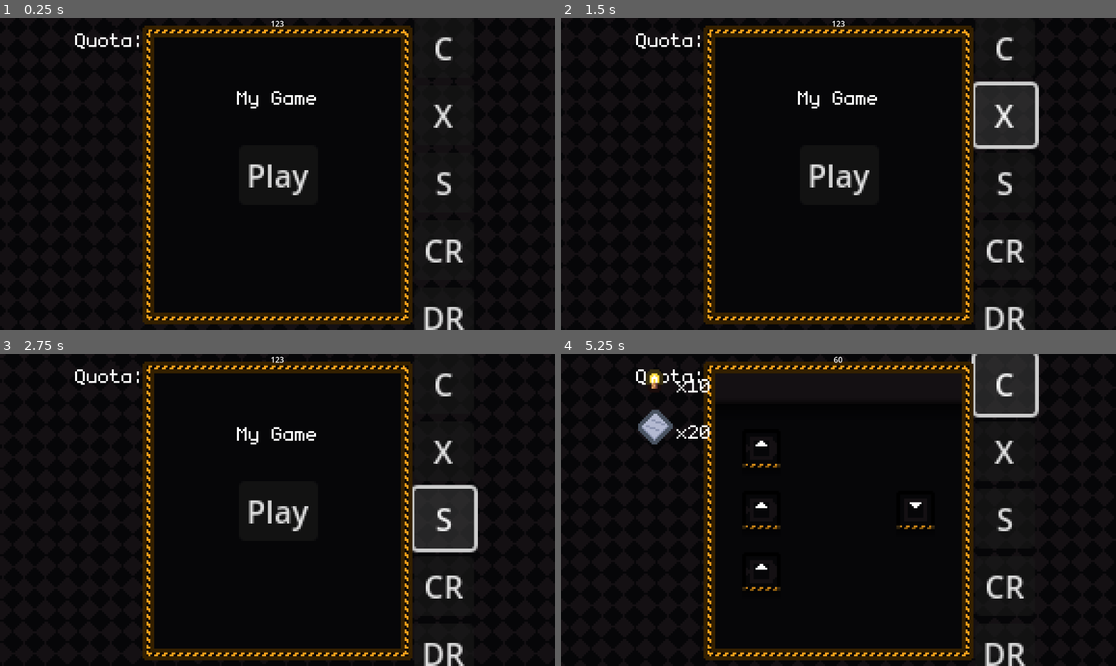
Above: before the commit, frames 1-4 (two rows, left to right).
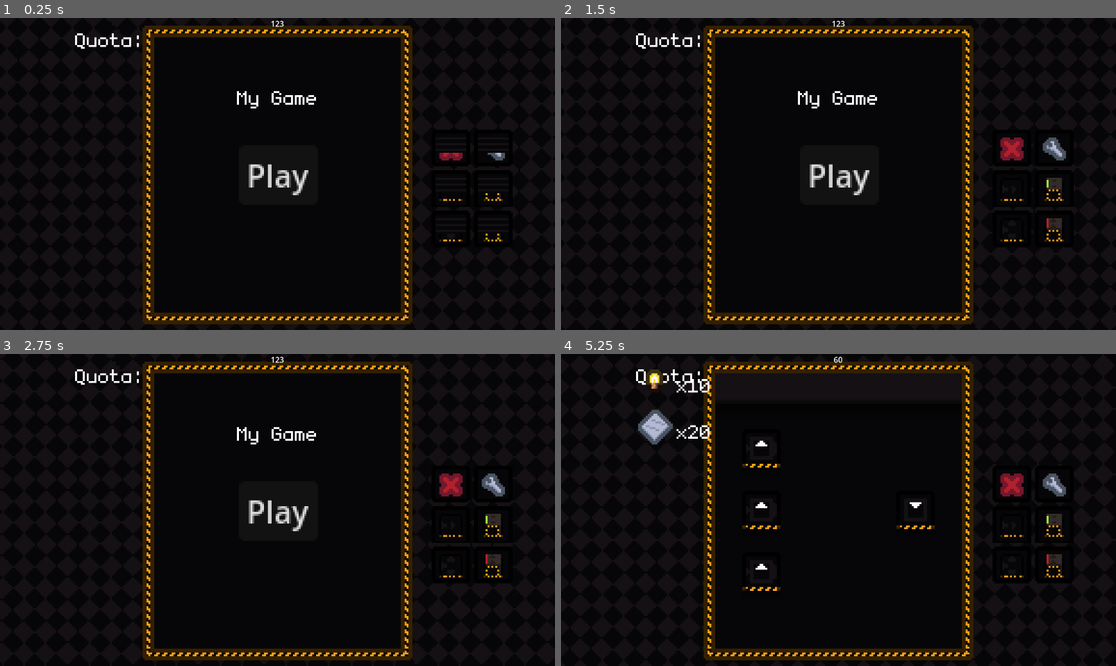
Above: after the commit, the same moments.

Repository: outercloudstudio/gmtk-2024
Game: Godot game, scene res://scenes/game.tscn
Two runs of this game, one before a commit and one after it. Both use one fixed random seed, a clock stepped at 60 frames per second and the inputs below.
Inputs (mouse positions are in pixels of both pictures, inside the frame that each line leads up to):
- Up to frame 1 (0.25 s): no input
- Up to frame 2 (1.5 s): click (1005, 49) at 0.5 s, where only the run before the commit has a clickable "C"; click (1005, 114) at 1.25 s, where only the run before the commit has a clickable "X"
- Up to frame 3 (2.75 s): click (444, 519) at 2 s, where only the run before the commit has a clickable "S"
- Up to frame 4 (5.25 s): click (1005, 584) at 2.75 s, where only the run before the commit has a clickable "CR"; click (1005, 653) at 3.5 s, where only the run before the commit has a clickable "DR"; click "Play" at 4.25 s; click (1005, 385) at 5 s, where only the run before the commit has a clickable "C"

The runs differ from the first frame. In frame 1, 1.3% of the frame differs, in the area x 76-91%, y 6-100%; in frame 2, 4.1%; in frame 3, 4.1%; in frame 4, 4.3%, in the area x 33-91%, y 0-100%.

Commit message:
tool buttons

Diff:
--- a/scenes/tiles/collector.tscn
+++ b/scenes/tiles/collector.tscn
@@ -18,6 +18,7 @@
 fill_to = Vector2(0.5, 1)
 
 [node name="Collector" type="Node2D" node_paths=PackedStringArray("rotation_origin")]
+y_sort_enabled = true
 script = ExtResource("1_ckrhm")
 rotation_origin = NodePath("RotationOrigin")
 
--- a/scenes/tiles/constructor.tscn
+++ b/scenes/tiles/constructor.tscn
@@ -20,6 +20,20 @@
 height = 128
 fill_from = Vector2(0.5, 0)
 fill_to = Vector2(0.5, 1)
+
+[sub_resource type="Animation" id="Animation_tplj0"]
+length = 0.001
+tracks/0/type = "bezier"
+tracks/0/imported = false
+tracks/0/enabled = true
+tracks/0/path = NodePath("AnimatedPosition:position:y")
+tracks/0/interp = 1
+tracks/0/loop_wrap = true
+tracks/0/keys = {
+"handle_modes": PackedInt32Array(0),
+"points": PackedFloat32Array(0, -0.25, 0, 0.25, 0),
+"times": PackedFloat32Array(0)
+}
 
 [sub_resource type="Animation" id="Animation_vlcfg"]
 resource_name = "place"
@@ -51,20 +65,6 @@
 }]
 }
 
-[sub_resource type="Animation" id="Animation_tplj0"]
-length = 0.001
-tracks/0/type = "bezier"
-tracks/0/imported = false
-tracks/0/enabled = true
-tracks/0/path = NodePath("AnimatedPosition:position:y")
-tracks/0/interp = 1
-tracks/0/loop_wrap = true
-tracks/0/keys = {
-"handle_modes": PackedInt32Array(0),
-"points": PackedFloat32Array(0, -0.25, 0, 0.25, 0),
-"times": PackedFloat32Array(0)
-}
-
 [sub_resource type="AnimationLibrary" id="AnimationLibrary_fa1rn"]
 _data = {
 "RESET": SubResource("Animation_tplj0"),
@@ -72,6 +72,7 @@
 }
 
 [node name="Constructor" type="Node2D" node_paths=PackedStringArray("rotation_origin")]
+y_sort_enabled = true
 script = ExtResource("1_tbfce")
 rotation_origin = NodePath("AnimatedPosition/RotationOrigin")
 
--- a/scenes/tiles/conveyer.tscn
+++ b/scenes/tiles/conveyer.tscn
@@ -59,6 +59,20 @@
 fill_from = Vector2(0.5, 0)
 fill_to = Vector2(0.5, 1)
 
+[sub_resource type="Animation" id="Animation_tplj0"]
+length = 0.001
+tracks/0/type = "bezier"
+tracks/0/imported = false
+tracks/0/enabled = true
+tracks/0/path = NodePath("AnimatedPosition:position:y")
+tracks/0/interp = 1
+tracks/0/loop_wrap = true
+tracks/0/keys = {
+"handle_modes": PackedInt32Array(0),
+"points": PackedFloat32Array(0, -0.25, 0, 0.25, 0),
+"times": PackedFloat32Array(0)
+}
+
 [sub_resource type="Animation" id="Animation_vlcfg"]
 resource_name = "place"
 length = 0.75
@@ -89,20 +103,6 @@
 }]
 }
 
-[sub_resource type="Animation" id="Animation_tplj0"]
-length = 0.001
-tracks/0/type = "bezier"
-tracks/0/imported = false
-tracks/0/enabled = true
-tracks/0/path = NodePath("AnimatedPosition:position:y")
-tracks/0/interp = 1
-tracks/0/loop_wrap = true
-tracks/0/keys = {
-"handle_modes": PackedInt32Array(0),
-"points": PackedFloat32Array(0, -0.25, 0, 0.25, 0),
-"times": PackedFloat32Array(0)
-}
-
 [sub_resource type="AnimationLibrary" id="AnimationLibrary_hj3h7"]
 _data = {
 "RESET": SubResource("Animation_tplj0"),
@@ -110,6 +110,7 @@
 }
 
 [node name="Conveyer" type="Node2D" node_paths=PackedStringArray("rotation_origin")]
+y_sort_enabled = true
 script = ExtResource("1_iqbqg")
 rotation_origin = NodePath("AnimatedPosition/RotationOrigin")
 
--- a/scenes/tiles/deconstructor.tscn
+++ b/scenes/tiles/deconstructor.tscn
@@ -22,6 +22,7 @@
 fill_to = Vector2(0.5, 1)
 
 [node name="Deconstructor" type="Node2D" node_paths=PackedStringArray("rotation_origin")]
+y_sort_enabled = true
 script = ExtResource("1_n02rf")
 rotation_origin = NodePath("RotationOrigin")
 
--- a/scenes/tiles/spawner.tscn
+++ b/scenes/tiles/spawner.tscn
@@ -59,6 +59,7 @@
 fill_to = Vector2(0.5, 1)
 
 [node name="Spawner" type="Node2D" node_paths=PackedStringArray("rotation_origin")]
+y_sort_enabled = true
 script = ExtResource("3_sw0ft")
 rotation_origin = NodePath("RotationOrigin")
 
--- a/scenes/tiles/splitter.tscn
+++ b/scenes/tiles/splitter.tscn
@@ -21,6 +21,7 @@
 fill_to = Vector2(0.5, 1)
 
 [node name="Splitter" type="Node2D" node_paths=PackedStringArray("rotation_origin")]
+y_sort_enabled = true
 script = ExtResource("1_8boq8")
 rotation_origin = NodePath("RotationOrigin")
 
--- /dev/null
+++ b/scenes/tool_button.gd
@@ -0,0 +1,30 @@
+extends Node2D
+
+
+@export var texture: Texture2D
+@export var is_enabled = false
+var _is_enabled_cache = false
+
+
+signal on_clicked()
+
+
+func _ready() -> void:
+	$TextureRect.texture = texture
+
+
+func _process(_delta):
+	if _is_enabled_cache != is_enabled:
+		if is_enabled:
+			$AnimationPlayer.play("show")
+		else:
+			$AnimationPlayer.play("hide")
+
+		_is_enabled_cache = is_enabled
+
+
+func clicked() -> void:
+	if !is_enabled:
+		return
+
+	on_clicked.emit()
--- /dev/null
+++ b/scenes/tool_button.tscn
@@ -0,0 +1,107 @@
+[gd_scene load_steps=8 format=3 uid="uid://bvwdris8o6bml"]
+
+[ext_resource type="Script" path="res://scenes/tool_button.gd" id="1_wm40i"]
+[ext_resource type="Texture2D" uid="uid://2wvotbf5sand" path="res://sprites.png" id="2_akskw"]
+[ext_resource type="Texture2D" uid="uid://68r25mjjnsiv" path="res://sprites/conveyor.tres" id="3_nsku8"]
+
+[sub_resource type="Animation" id="Animation_dhpef"]
+length = 0.001
+tracks/0/type = "bezier"
+tracks/0/imported = false
+tracks/0/enabled = true
+tracks/0/path = NodePath("CoverMask/Cover:position:y")
+tracks/0/interp = 1
+tracks/0/loop_wrap = true
+tracks/0/keys = {
+"handle_modes": PackedInt32Array(0),
+"points": PackedFloat32Array(0, -0.25, 0, 0.25, 0),
+"times": PackedFloat32Array(0)
+}
+
+[sub_resource type="Animation" id="Animation_1x1kj"]
+resource_name = "hide"
+length = 0.5
+tracks/0/type = "bezier"
+tracks/0/imported = false
+tracks/0/enabled = true
+tracks/0/path = NodePath("CoverMask/Cover:position:y")
+tracks/0/interp = 1
+tracks/0/loop_wrap = true
+tracks/0/keys = {
+"handle_modes": PackedInt32Array(0, 0),
+"points": PackedFloat32Array(-16, -0.25, 0, 0.25, 0, 0, -0.1, -11.5489, 0.25, 0),
+"times": PackedFloat32Array(0, 0.5)
+}
+
+[sub_resource type="Animation" id="Animation_bt5tn"]
+resource_name = "show"
+length = 0.5
+tracks/0/type = "bezier"
+tracks/0/imported = false
+tracks/0/enabled = true
+tracks/0/path = NodePath("CoverMask/Cover:position:y")
+tracks/0/interp = 1
+tracks/0/loop_wrap = true
+tracks/0/keys = {
+"handle_modes": PackedInt32Array(0, 0),
+"points": PackedFloat32Array(0, -0.1, -11.5489, 0.25, 0, -16, -0.25, 0, 0.25, 0),
+"times": PackedFloat32Array(0, 0.5)
+}
+
+[sub_resource type="AnimationLibrary" id="AnimationLibrary_hh01w"]
+_data = {
+"RESET": SubResource("Animation_dhpef"),
+"hide": SubResource("Animation_1x1kj"),
+"show": SubResource("Animation_bt5tn")
+}
+
+[node name="ToolButton" type="Node2D"]
+position = Vector2(0, -9)
+script = ExtResource("1_wm40i")
+is_enabled = true
+
+[node name="ColorRect" type="ColorRect" parent="."]
+offset_left = -8.0
+offset_top = -8.0
+offset_right = 8.0
+offset_bottom = 8.0
+color = Color(0.0235294, 0.0235294, 0.0313726, 1)
+
+[node name="TextureRect" type="TextureRect" parent="."]
+offset_left = -6.0
+offset_top = -6.0
+offset_right = 6.0
+offset_bottom = 6.0
+texture = ExtResource("3_nsku8")
+expand_mode = 1
+stretch_mode = 5
+
+[node name="Border" type="Sprite2D" parent="."]
+texture = ExtResource("2_akskw")
+region_enabled = true
+region_rect = Rect2(174, 78, 20, 19)
+
+[node name="CoverMask" type="Sprite2D" parent="."]
+clip_children = 1
+texture = ExtResource("2_akskw")
+region_enabled = true
+region_rect = Rect2(208, 80, 16, 16)
+
+[node name="Cover" type="Sprite2D" parent="CoverMask"]
+texture = ExtResource("2_akskw")
+region_enabled = true
+region_rect = Rect2(208, 80, 16, 16)
+
+[node name="AnimationPlayer" type="AnimationPlayer" parent="."]
+libraries = {
+"": SubResource("AnimationLibrary_hh01w")
+}
+
+[node name="Button" type="Button" parent="."]
+modulate = Color(1, 1, 1, 0)
+offset_left = -8.0
+offset_top = -8.0
+offset_right = 8.0
+offset_bottom = 8.0
+
+[connection signal="pressed" from="Button" to="." method="clicked"]
--- a/scenes/world.tscn
+++ b/scenes/world.tscn
@@ -8,7 +8,14 @@
 [ext_resource type="PackedScene" uid="uid://cwksc4ydug47u" path="res://scenes/tiles/deconstructor.tscn" id="5_v7qm3"]
 [ext_resource type="Script" path="res://scripts/camera.gd" id="6_ihc8j"]
 [ext_resource type="Shader" path="res://background.gdshader" id="7_pgx5q"]
+[ext_resource type="PackedScene" uid="uid://bvwdris8o6bml" path="res://scenes/tool_button.tscn" id="10_2dx41"]
 [ext_resource type="FontFile" uid="uid://de0tcxurw6m1g" path="res://monogram.ttf" id="10_ajyt0"]
+[ext_resource type="Texture2D" uid="uid://68r25mjjnsiv" path="res://sprites/conveyor.tres" id="11_fxgoa"]
+[ext_resource type="Texture2D" uid="uid://b2c7tv2wqk0uq" path="res://sprites/delete.tres" id="12_u80pu"]
+[ext_resource type="Texture2D" uid="uid://c1vwt52i6vfcv" path="res://sprites/splitter.tres" id="13_cndej"]
+[ext_resource type="Texture2D" uid="uid://qn4gmy6jnjxv" path="res://sprites/wrench.tres" id="14_idjjr"]
+[ext_resource type="Texture2D" uid="uid://0jrtnibjc4tw" path="res://sprites/constructor.tres" id="14_oj5uq"]
+[ext_resource type="Texture2D" uid="uid://cu68niqptjlay" path="res://sprites/deconstructor.tres" id="15_ukf6u"]
 
 [sub_resource type="ShaderMaterial" id="ShaderMaterial_aok1b"]
 shader = ExtResource("7_pgx5q")
@@ -200,32 +207,6 @@
 texture = SubResource("GradientTexture2D_enlcp")
 expand_mode = 1
 
-[node name="TileSelection" type="VBoxContainer" parent="."]
-offset_left = 71.0
-offset_top = -89.0
-offset_right = 102.0
-offset_bottom = 82.0
-
-[node name="ConveyorButton" type="Button" parent="TileSelection"]
-layout_mode = 2
-text = "C"
-
-[node name="DeleteButton" type="Button" parent="TileSelection"]
-layout_mode = 2
-text = "X"
-
-[node name="SplitterButton" type="Button" parent="TileSelection"]
-layout_mode = 2
-text = "S"
-
-[node name="ConstructorButton" type="Button" parent="TileSelection"]
-layout_mode = 2
-text = "CR"
-
-[node name="DeconstructorButton" type="Button" parent="TileSelection"]
-layout_mode = 2
-text = "DR"
-
 [node name="QuotaDisplay" type="Node2D" parent="."]
 position = Vector2(-105, -85)
 
@@ -396,11 +377,38 @@
 "": SubResource("AnimationLibrary_jddf2")
 }
 
-[connection signal="pressed" from="TileSelection/ConveyorButton" to="." method="select_conveyor"]
-[connection signal="pressed" from="TileSelection/DeleteButton" to="." method="select_delete"]
-[connection signal="pressed" from="TileSelection/SplitterButton" to="." method="select_splitter"]
-[connection signal="pressed" from="TileSelection/ConstructorButton" to="." method="select_constructor"]
-[connection signal="pressed" from="TileSelection/DeconstructorButton" to="." method="select_deconstructor"]
+[node name="Tools" type="Node2D" parent="."]
+position = Vector2(90, 0)
+
+[node name="ToolButton2" parent="Tools" instance=ExtResource("10_2dx41")]
+position = Vector2(0, -21)
+texture = ExtResource("12_u80pu")
+
+[node name="ToolButton" parent="Tools" instance=ExtResource("10_2dx41")]
+position = Vector2(0, 0)
+texture = ExtResource("11_fxgoa")
+
+[node name="ToolButton3" parent="Tools" instance=ExtResource("10_2dx41")]
+position = Vector2(0, 21)
+texture = ExtResource("13_cndej")
+
+[node name="ToolButton6" parent="Tools" instance=ExtResource("10_2dx41")]
+position = Vector2(22, -21)
+texture = ExtResource("14_idjjr")
+
+[node name="ToolButton4" parent="Tools" instance=ExtResource("10_2dx41")]
+position = Vector2(22, 0)
+texture = ExtResource("14_oj5uq")
+
+[node name="ToolButton5" parent="Tools" instance=ExtResource("10_2dx41")]
+position = Vector2(22, 21)
+texture = ExtResource("15_ukf6u")
+
 [connection signal="pressed" from="MenuViewArea/Main Menu/PlayButton" to="." method="start_game"]
 [connection signal="pressed" from="MenuViewArea/Results Menu/RetryButton" to="." method="restart"]
 [connection signal="pressed" from="MenuViewArea/Results Menu/NextButton" to="." method="next"]
+[connection signal="on_clicked" from="Tools/ToolButton2" to="." method="select_delete"]
+[connection signal="on_clicked" from="Tools/ToolButton" to="." method="select_conveyor"]
+[connection signal="on_clicked" from="Tools/ToolButton3" to="." method="select_splitter"]
+[connection signal="on_clicked" from="Tools/ToolButton4" to="." method="select_constructor"]
+[connection signal="on_clicked" from="Tools/ToolButton5" to="." method="select_deconstructor"]
--- /dev/null
+++ b/sprites/constructor.tres
@@ -0,0 +1,7 @@
+[gd_resource type="AtlasTexture" load_steps=2 format=3 uid="uid://0jrtnibjc4tw"]
+
+[ext_resource type="Texture2D" uid="uid://2wvotbf5sand" path="res://sprites.png" id="1_a1rbq"]
+
+[resource]
+atlas = ExtResource("1_a1rbq")
+region = Rect2(254, 37, 20, 23)
--- /dev/null
+++ b/sprites/conveyor.tres
@@ -0,0 +1,7 @@
+[gd_resource type="AtlasTexture" load_steps=2 format=3 uid="uid://68r25mjjnsiv"]
+
+[ext_resource type="Texture2D" uid="uid://2wvotbf5sand" path="res://sprites.png" id="1_iv664"]
+
+[resource]
+atlas = ExtResource("1_iv664")
+region = Rect2(254, 14, 20, 20)
--- /dev/null
+++ b/sprites/deconstructor.tres
@@ -0,0 +1,7 @@
+[gd_resource type="AtlasTexture" load_steps=2 format=3 uid="uid://cu68niqptjlay"]
+
+[ext_resource type="Texture2D" uid="uid://2wvotbf5sand" path="res://sprites.png" id="1_d6mjy"]
+
+[resource]
+atlas = ExtResource("1_d6mjy")
+region = Rect2(254, 62, 20, 24)
--- /dev/null
+++ b/sprites/delete.tres
@@ -0,0 +1,7 @@
+[gd_resource type="AtlasTexture" load_steps=2 format=3 uid="uid://b2c7tv2wqk0uq"]
+
+[ext_resource type="Texture2D" uid="uid://2wvotbf5sand" path="res://sprites.png" id="1_v6mol"]
+
+[resource]
+atlas = ExtResource("1_v6mol")
+region = Rect2(290, 18, 12, 12)
--- /dev/null
+++ b/sprites/splitter.tres
@@ -0,0 +1,7 @@
+[gd_resource type="AtlasTexture" load_steps=2 format=3 uid="uid://c1vwt52i6vfcv"]
+
+[ext_resource type="Texture2D" uid="uid://2wvotbf5sand" path="res://sprites.png" id="1_1yspb"]
+
+[resource]
+atlas = ExtResource("1_1yspb")
+region = Rect2(286, 46, 20, 20)
--- /dev/null
+++ b/sprites/wrench.tres
@@ -0,0 +1,7 @@
+[gd_resource type="AtlasTexture" load_steps=2 format=3 uid="uid://qn4gmy6jnjxv"]
+
+[ext_resource type="Texture2D" uid="uid://2wvotbf5sand" path="res://sprites.png" id="1_awx5o"]
+
+[resource]
+atlas = ExtResource("1_awx5o")
+region = Rect2(305, 18, 12, 12)
Not shown: 1 places in scenes/world.tscn that only renumber resources
Binary file changed: sprites.png
